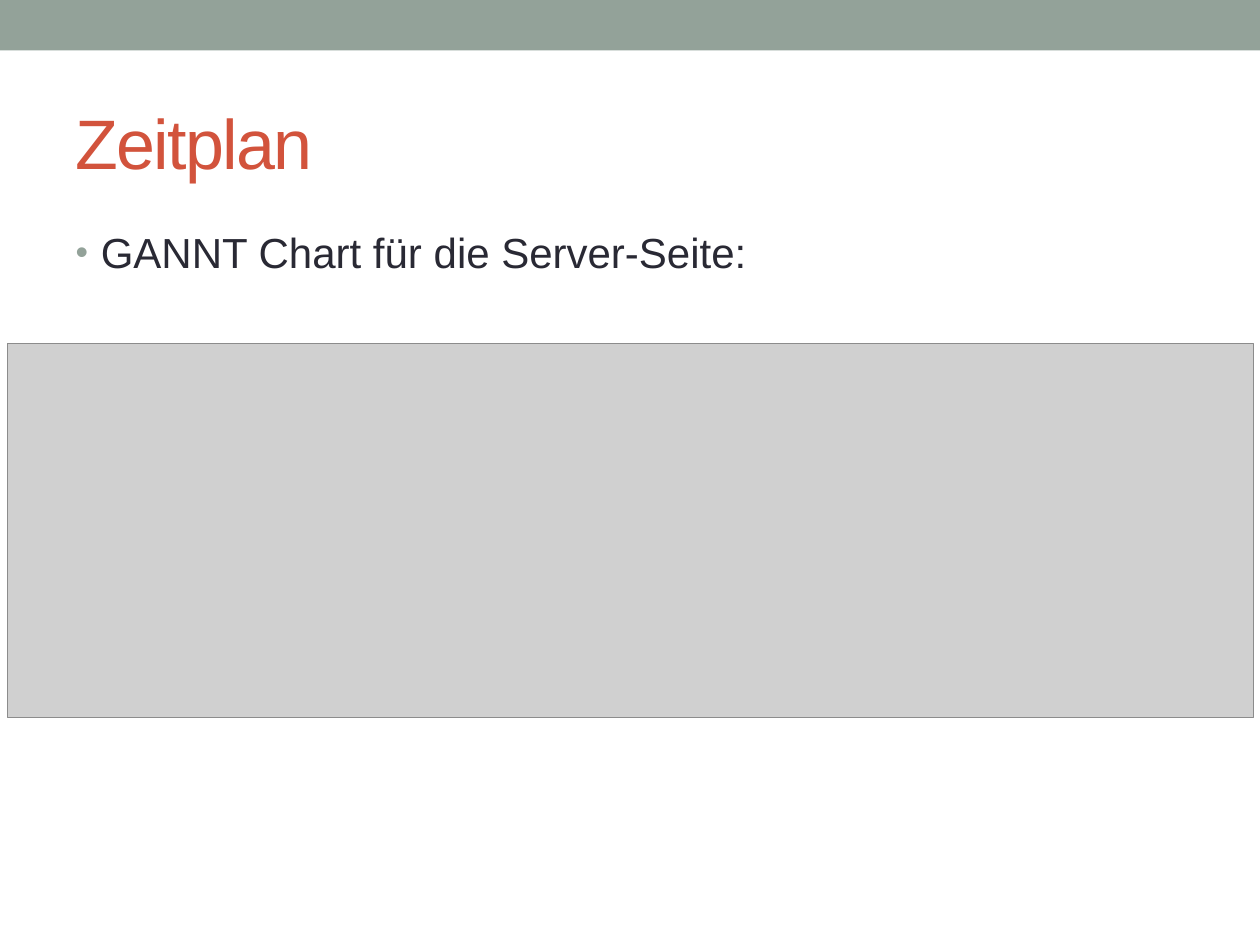
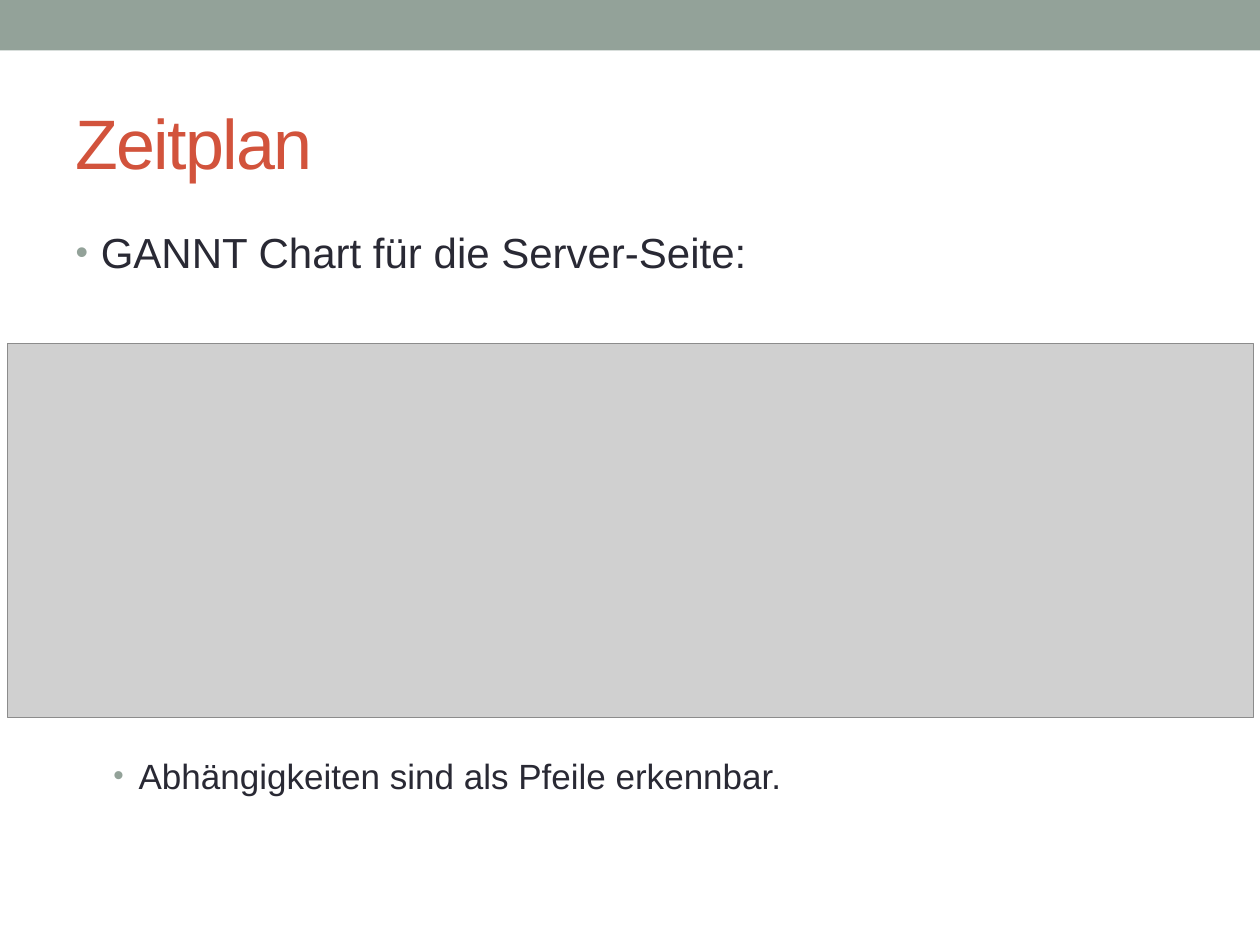
Before and after one commit to tnstrssnr/PSE_2017, a slide deck: slide 5 of 03_Implementierung/Präsentation.pptx. Drawn at 1260x945 pixels with LibreOffice and Linux fonts; fonts in the diff are those of the drawing; grey boxes stand for pictures. Boxes give left, top, right and bottom in pixels: in the first picture for what was removed or moved away, otherwise in the second. Text is boxed around its words. In the diff, an @@ line names an element or a change of style, - is before the commit and + after.

```diff
--- a/03_Implementierung/Präsentation.pptx
+++ b/03_Implementierung/Präsentation.pptx
@@ text at [139, 763, 782, 796]: paragraph added @@
+  • Abhängigkeiten sind als Pfeile erkennbar.
```
Also in this commit, not shown: 2 other slides changed.
